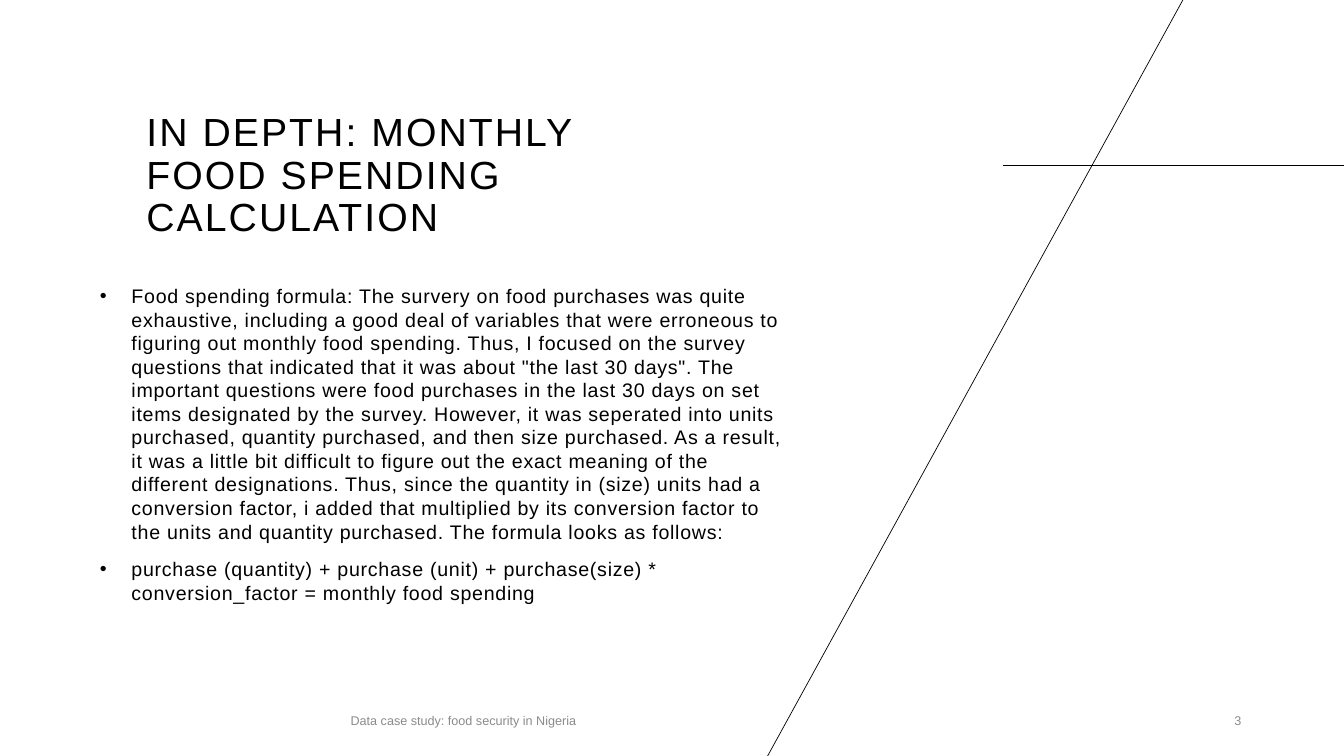
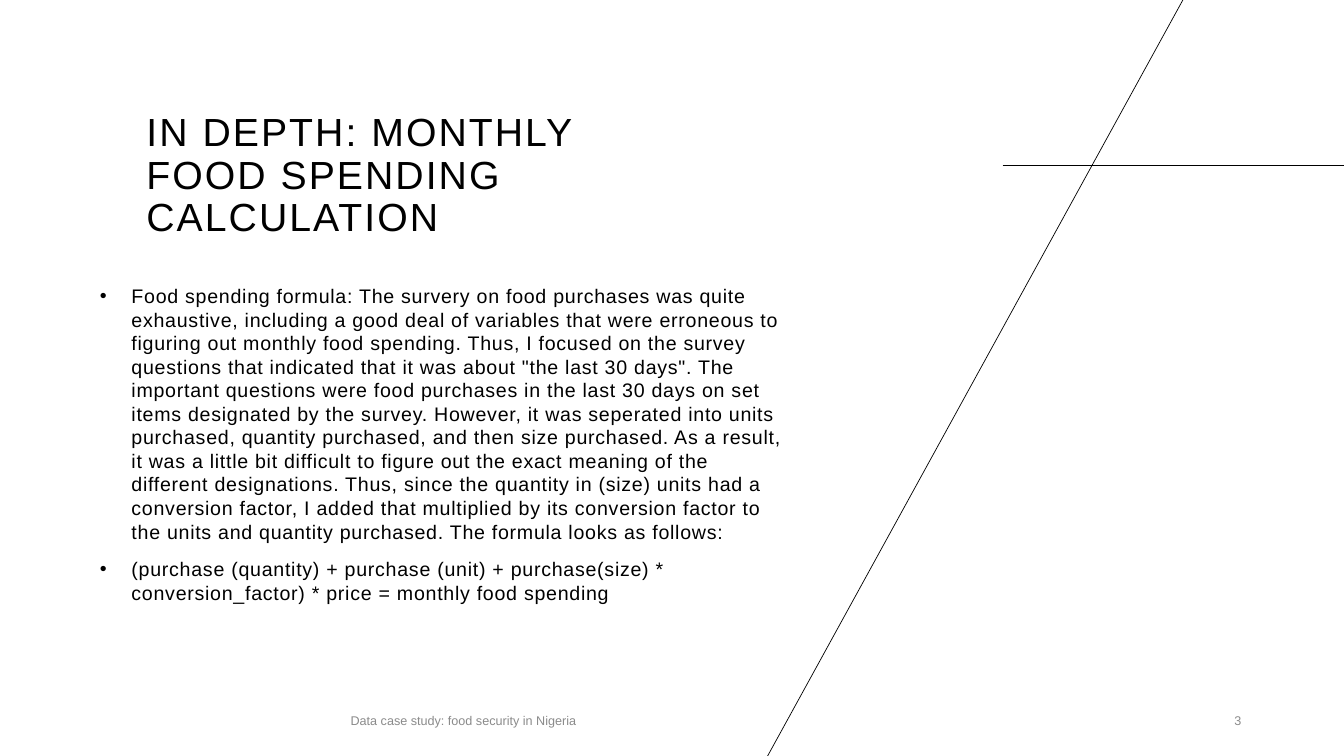
Before and after one commit to jpdoyle123/Fraym_Data_Case, a slide deck: slide 3 of data_case_study.pptx. Drawn at 1344x756 pixels with LibreOffice and Linux fonts; fonts in the diff are those of the drawing. Boxes give left, top, right and bottom in pixels: in the first picture for what was removed or moved away, otherwise in the second. Text is boxed around its words. In the diff, an @@ line names an element or a change of style, - is before the commit and + after.

Commit message:
done

```diff
--- a/data_case_study.pptx
+++ b/data_case_study.pptx
@@ text at box(131, 288, 781, 604): text changed @@
-• Food spending formula: The survery on food purchases was quite exhaustive, including a good deal of variables that were erroneous to figuring out monthly food spending. Thus, I focused on the survey questions that indicated that it was about "the last 30 days". The important questions were food purchases in the last 30 days on set items designated by the survey. However, it was seperated into units purchased, quantity purchased, and then size purchased. As a result, it was a little bit difficult to figure out the exact meaning of the different designations. Thus, since the quantity in (size) units had a conversion factor, i added that multiplied by its conversion factor to the units and quantity purchased. The formula looks as follows:
-• purchase (quantity) + purchase (unit) + purchase(size) * conversion_factor = monthly food spending
+• Food spending formula: The survery on food purchases was quite exhaustive, including a good deal of variables that were erroneous to figuring out monthly food spending. Thus, I focused on the survey questions that indicated that it was about "the last 30 days". The important questions were food purchases in the last 30 days on set items designated by the survey. However, it was seperated into units purchased, quantity purchased, and then size purchased. As a result, it was a little bit difficult to figure out the exact meaning of the different designations. Thus, since the quantity in (size) units had a conversion factor, I added that multiplied by its conversion factor to the units and quantity purchased. The formula looks as follows:
+• (purchase (quantity) + purchase (unit) + purchase(size) * conversion_factor) * price = monthly food spending
```
Also in this commit, not shown: 2 other slides changed.
